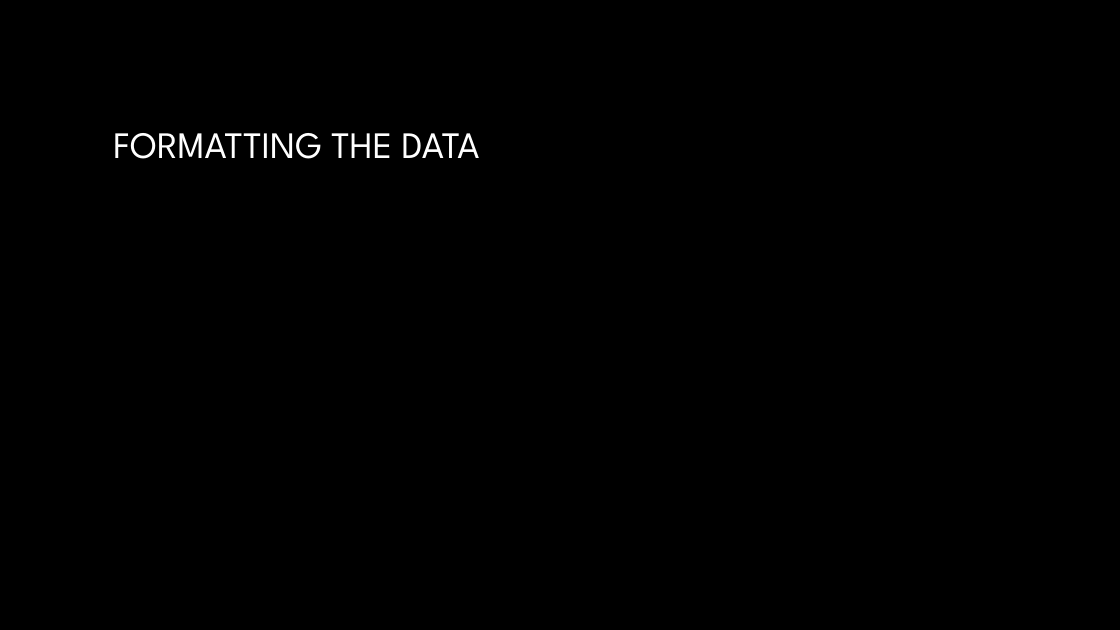
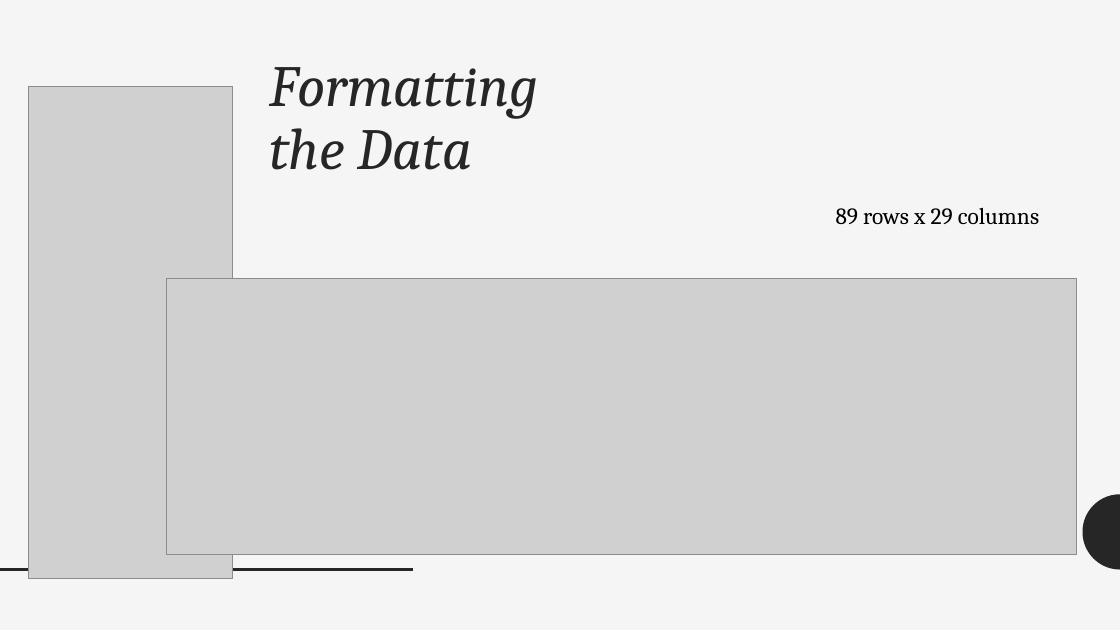
Before and after one commit to kpuryear/Puryear_Metis, a slide deck: slide 6 of Project2/Project2_Powerpoint.pptx (slide 4 before the commit). Drawn at 1120x630 pixels with LibreOffice and Linux fonts; fonts in the diff are those of the drawing; grey boxes stand for pictures; background and template pictures are left out. Boxes give left, top, right and bottom in pixels: in the first picture for what was removed or moved away, otherwise in the second. Text is boxed around its words. In the diff, an @@ line names an element or a change of style, - is before the commit and + after.

```diff
--- a/Project2/Project2_Powerpoint.pptx
+++ b/Project2/Project2_Powerpoint.pptx
@@ background picture (left out) to #F5F5F5 @@
@@ title "Formatting the Data" at (269,67,538,170): vertical alignment middle to top @@
@@ picture added at (29,87,233,579) @@
@@ title at (269,67,538,170): text changed; size 32 to 50 pt; font League Spartan to Cambria; text colour gradient #FFFFFF to #A6A6A6 to #262626; italic on @@
-FORMATTING THE DATA
+Formatting the Data
@@ text added at (836,207,1039,224), 20 pt, text #000000 @@
+89 rows x 29 columns
@@ picture added at (167,279,1077,555) @@
@@ freeform shape added at (1083,494,1120,570), fill #262626 @@
@@ line added from (0, 570) to (413, 570), #262626 2 pt @@
```
Also in this commit, not shown: 8 other slides changed, 5 slides added, 5 other files.
